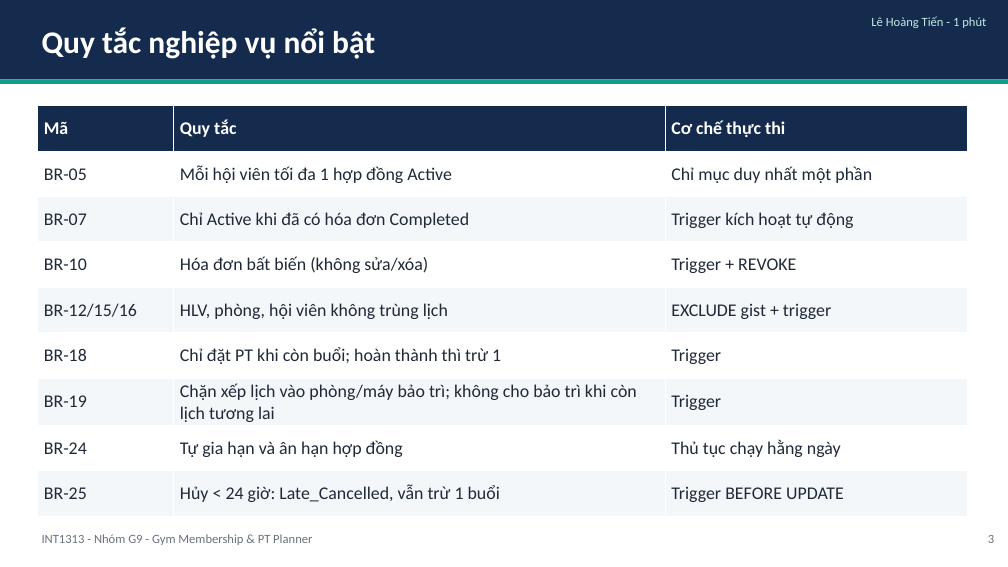
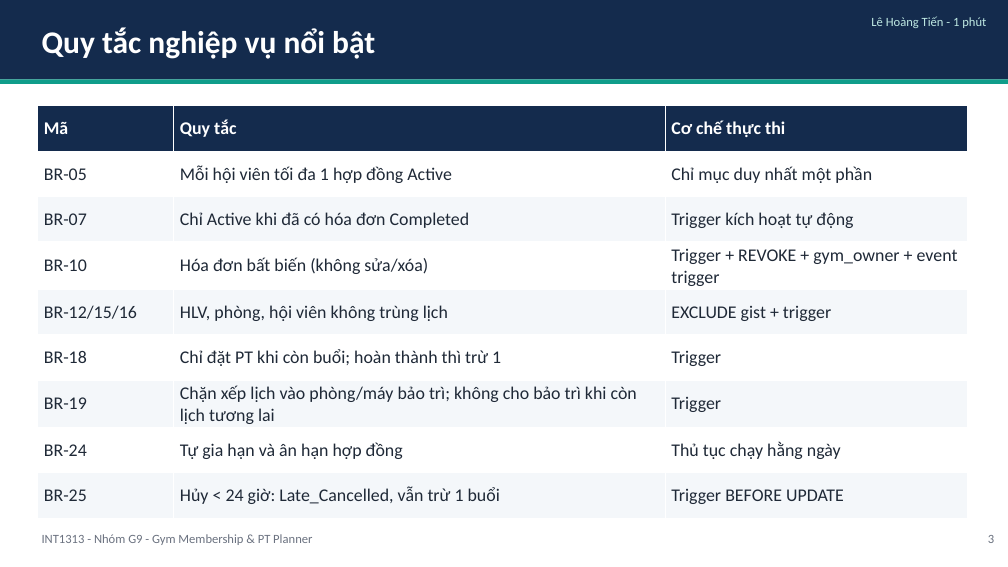
Before and after one commit to TienVN6222/PTIT_INT1313_CSDL_Group9, a slide deck: slide 3 of Phase 4/presentation/deck.pptx. Drawn at 1008x567 pixels with LibreOffice and Linux fonts; fonts in the diff are those of the drawing. Boxes give left, top, right and bottom in pixels: in the first picture for what was removed or moved away, otherwise in the second. Text is boxed around its words. In the diff, an @@ line names an element or a change of style, - is before the commit and + after.

Commit message:
Thực thi đầy đủ BR-23 và gia cố BR-10; đồng bộ tài liệu, báo cáo, slide
- BR-23: created_by_user_id NOT NULL, thêm updated_by_user_id/updated_at;
  trigger trg_set_updated_by; mọi thao tác ghi phải đặt app.current_user_id
  (app qua db_tx, scheduler qua PGOPTIONS, test 05/09)
- BR-10: mọi đối tượng thuộc role NOLOGIN gym_owner; event trigger
  evt_protect_billing_log/_drop chặn ALTER/DROP billing_log và trigger bất biến,
  kể cả superuser (lối thoát bảo trì có chủ đích)
- Kiểm thử: 05 = 109/109, 09 = 61/61, 06 = 8/8
- Cập nhật Phase 1/2 docs, 07_test_results, README, hướng dẫn bảo vệ SQL,
  slide (phân công đề xuất), sơ đồ EER, báo cáo Word/Markdown

```diff
--- a/Phase 4/presentation/deck.pptx
+++ b/Phase 4/presentation/deck.pptx
@@ table at <box>38,106,968,514</box> @@
-row 4, column 3: Trigger + REVOKE
+row 4, column 3: Trigger + REVOKE + gym_owner + event trigger
```
Also in this commit, not shown: 4 other slides changed, 32 other files.
